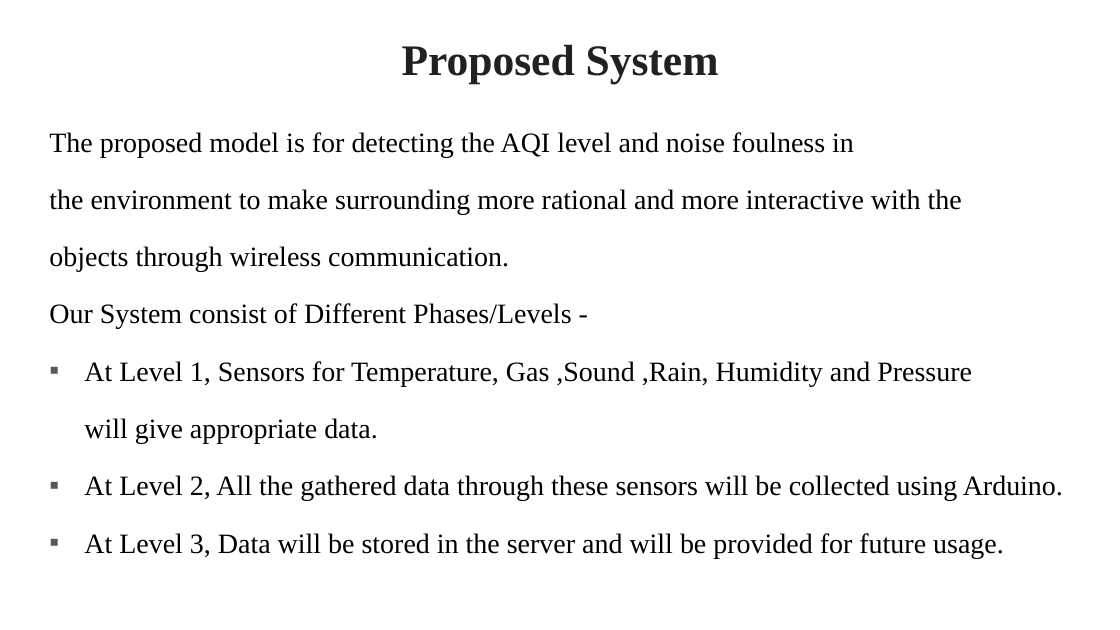
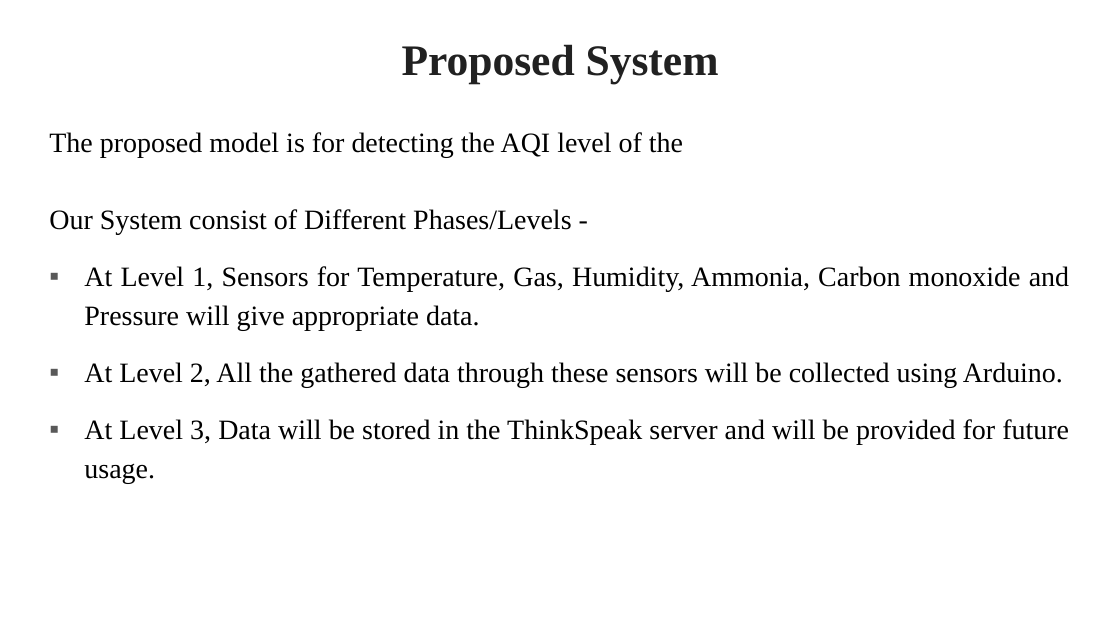
Before and after one commit to Avikr76/Major_project, a slide deck: slide 14 of Major Project Phase 2.pptx. Drawn at 1120x630 pixels with LibreOffice and Linux fonts; fonts in the diff are those of the drawing. Boxes give left, top, right and bottom in pixels: in the first picture for what was removed or moved away, otherwise in the second. Text is boxed around its words. In the diff, an @@ line names an element or a change of style, - is before the commit and + after.

Commit message:
latest ppt

```diff
--- a/Major Project Phase 2.pptx
+++ b/Major Project Phase 2.pptx
@@ text at box(49, 132, 683, 157): text changed @@
-The proposed model is for detecting the AQI level and noise foulness in
-the environment to make surrounding more rational and more interactive with the
-objects through wireless communication.
+The proposed model is for detecting the AQI level of the
@@ text at box(49, 209, 571, 234): less space between paragraphs @@
@@ text at box(84, 266, 1069, 330): text changed @@
-▪ At Level 1, Sensors for Temperature, Gas ,Sound ,Rain, Humidity and Pressure
-will give appropriate data.
+▪ At Level 1, Sensors for Temperature, Gas, Humidity, Ammonia, Carbon monoxide and Pressure will give appropriate data.
@@ text at box(84, 419, 1069, 483): text changed @@
-▪ At Level 3, Data will be stored in the server and will be provided for future usage.
+▪ At Level 3, Data will be stored in the ThinkSpeak server and will be provided for future usage.
```
Also in this commit, not shown: 9 other slides changed.
